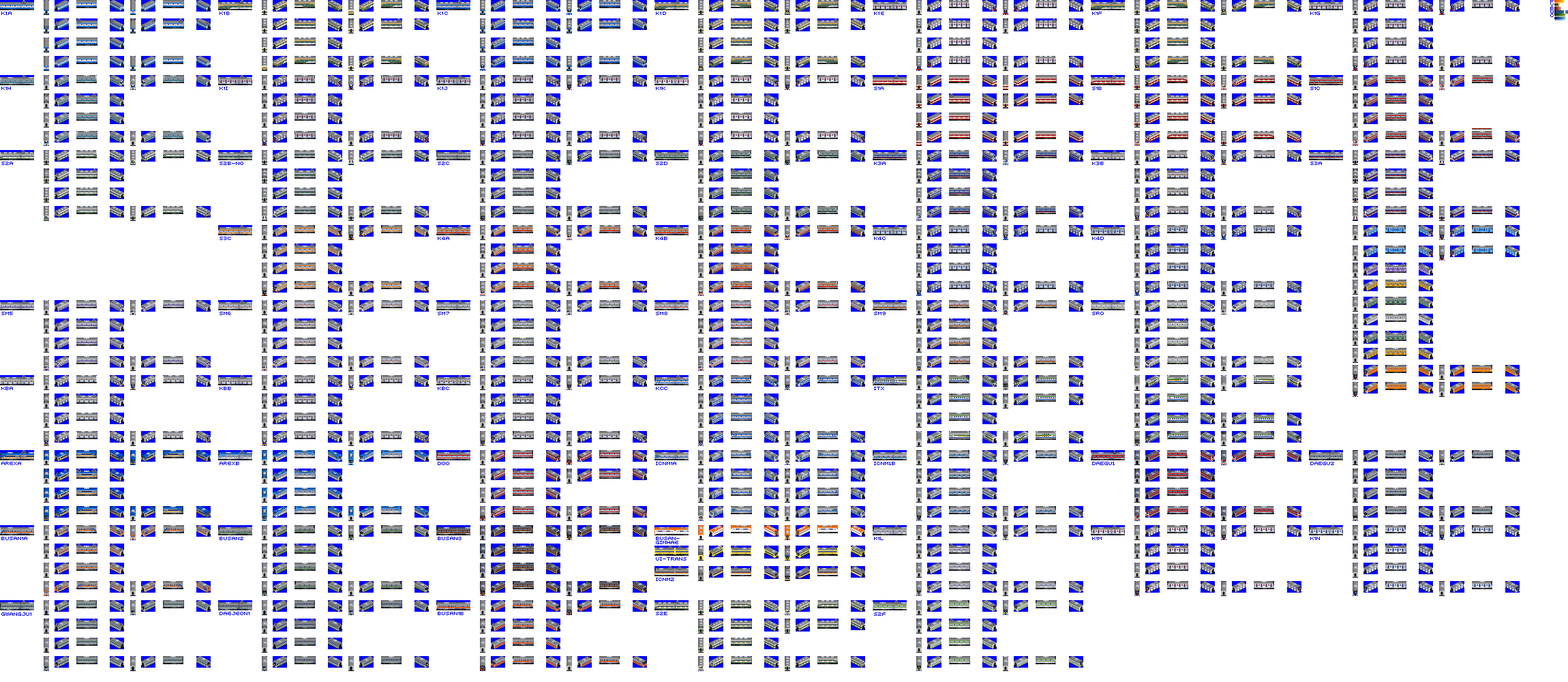
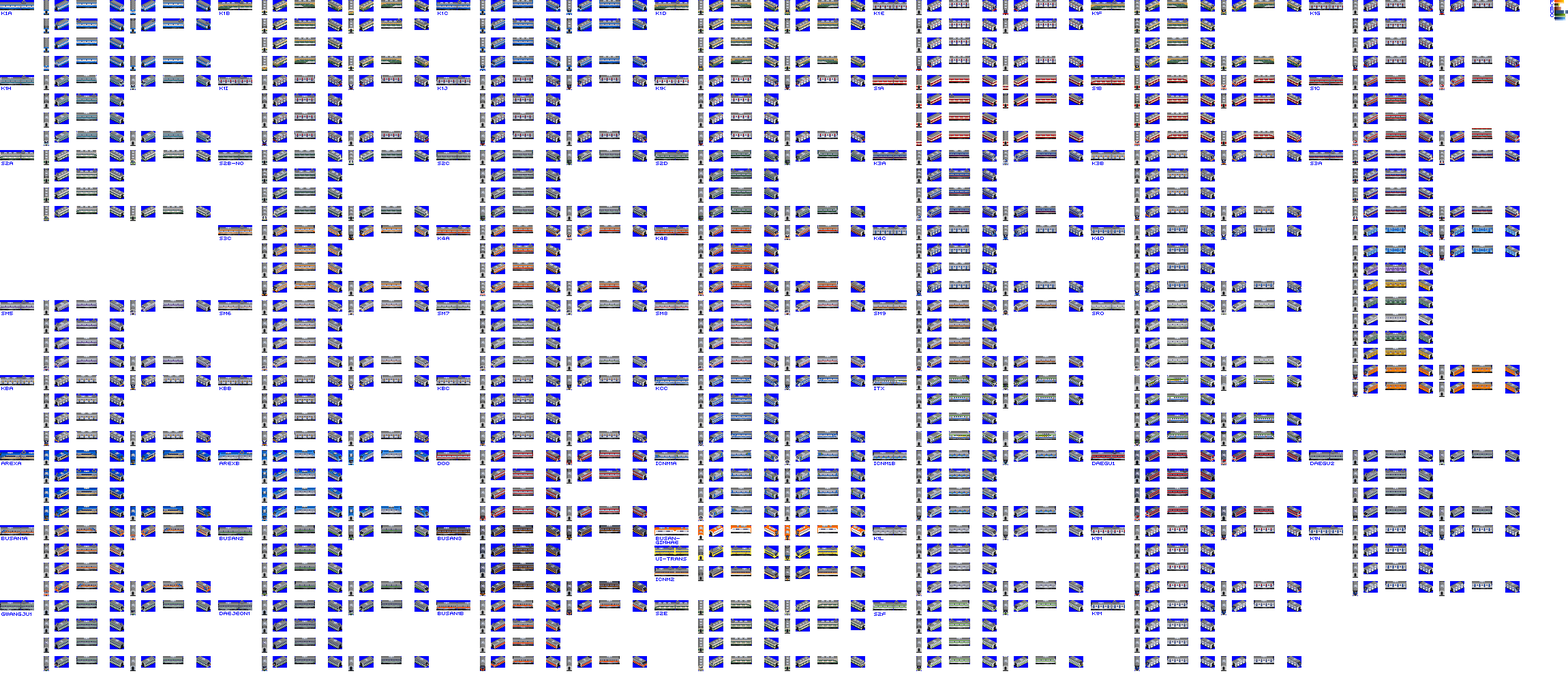
Before/after of a 1568 × 682 layered artwork. What changed in the layer stack:
painted on "Sprite" over [1090, 599, 1303, 671]
